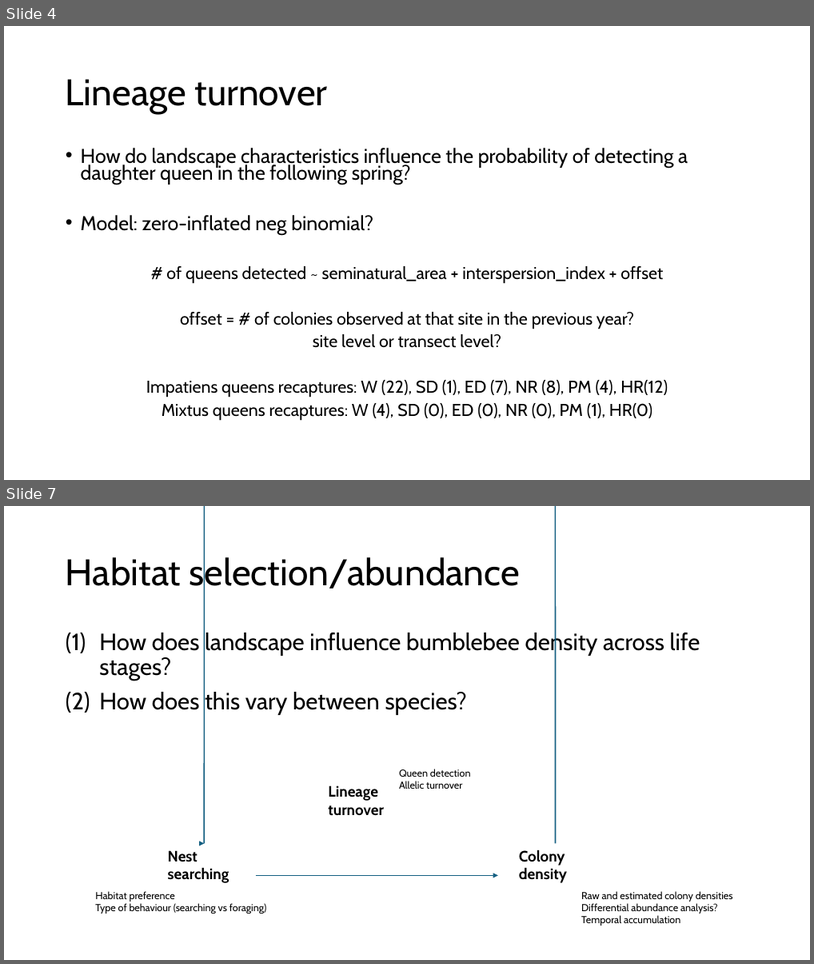
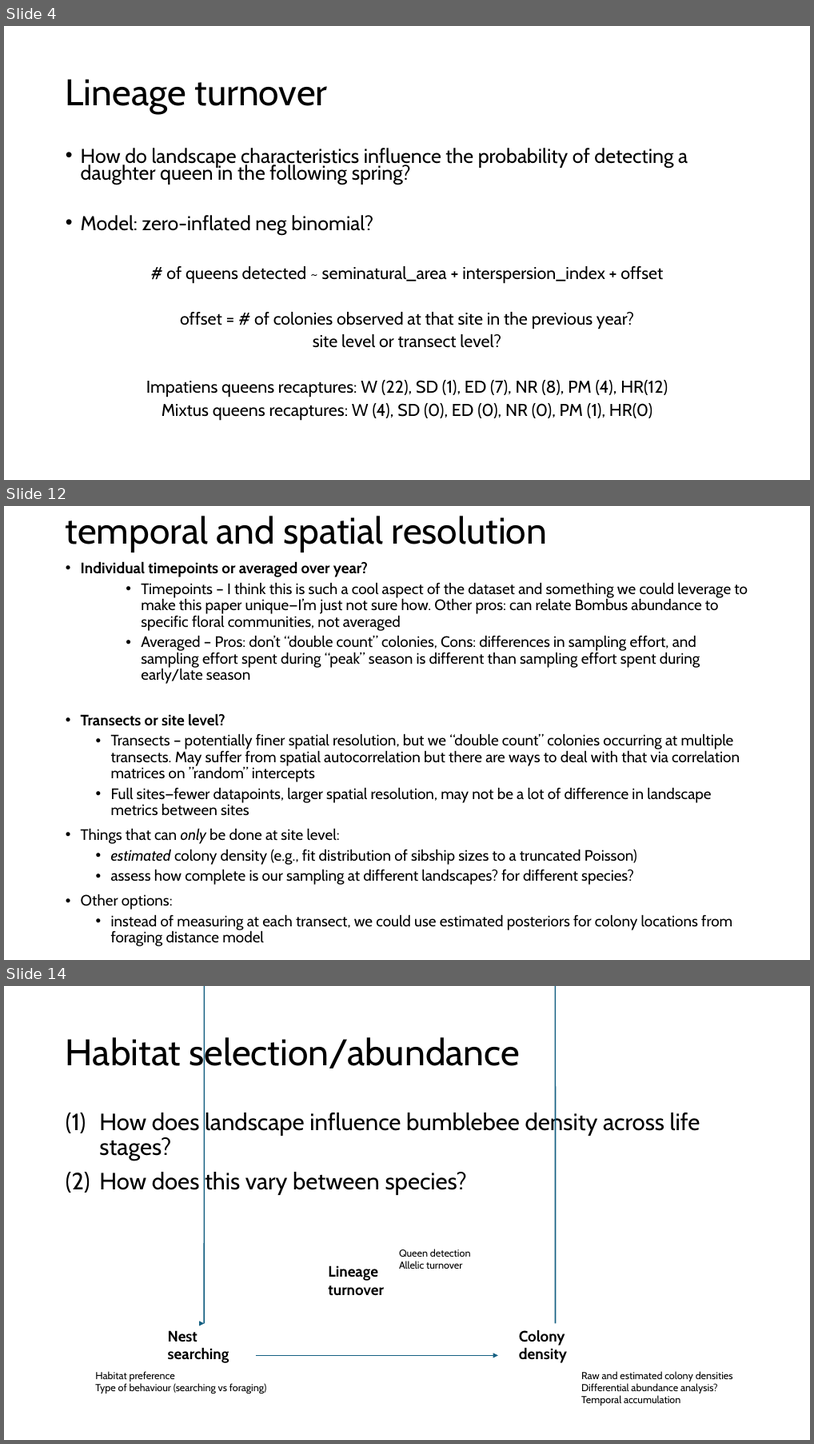
Before and after one commit to jmelanson98/fv_landscapeforaging, a slide deck: docs/storyboard.pptx. Shown one above the other, each under a label of ours: slides 4 and 7 before the commit, slides 4, 12 and 14 after it; the slides between them are not shown. The pictures are 814x964 and 814x1444 pixels, drawn with LibreOffice and Linux fonts; fonts in the diff are those of the drawing. Boxes give left, top, right and bottom in pixels: in the first picture for what was removed or moved away, otherwise in the second. Text is boxed around its words. In the diff, an @@ line names an element or a change of style, - is before the commit and + after.

```diff
--- a/docs/storyboard.pptx
+++ b/docs/storyboard.pptx
@@ slide 12 added at (4,506,810,960), background #FFFFFF @@
@@ title added at (66,516,547,552), 44 pt, text #000000 @@
+temporal and spatial resolution
@@ text added at (81,561,748,946), 18 pt, text #000000 @@
+• Individual timepoints or averaged over year?
+    • Timepoints – I think this is such a cool aspect of the dataset and something we could leverage to make this paper unique—I’m just not sure how. Other pros: can relate Bombus abundance to specific floral communities, not averaged
+    • Averaged – Pros: don’t “double count” colonies, Cons: differences in sampling effort, and sampling effort spent during “peak” season is different than sampling effort spent during early/late season
+• Transects or site level?
+  • Transects – potentially finer spatial resolution, but we “double count” colonies occurring at multiple transects. May suffer from spatial autocorrelation but there are ways to deal with that via correlation matrices on ”random” intercepts
+  • Full sites—fewer datapoints, larger spatial resolution, may not be a lot of difference in landscape metrics between sites
+• Things that can only be done at site level:
+  • estimated colony density (e.g., fit distribution of sibship sizes to a truncated Poisson)
+  • assess how complete is our sampling at different landscapes? for different species?
+• Other options:
+  • instead of measuring at each transect, we could use estimated posteriors for colony locations from foraging distance model
@@ what was slide 7 is now slide 14 @@
```
Also in this commit, not shown: 2 slides changed, 6 other slides added, 9 other files.
